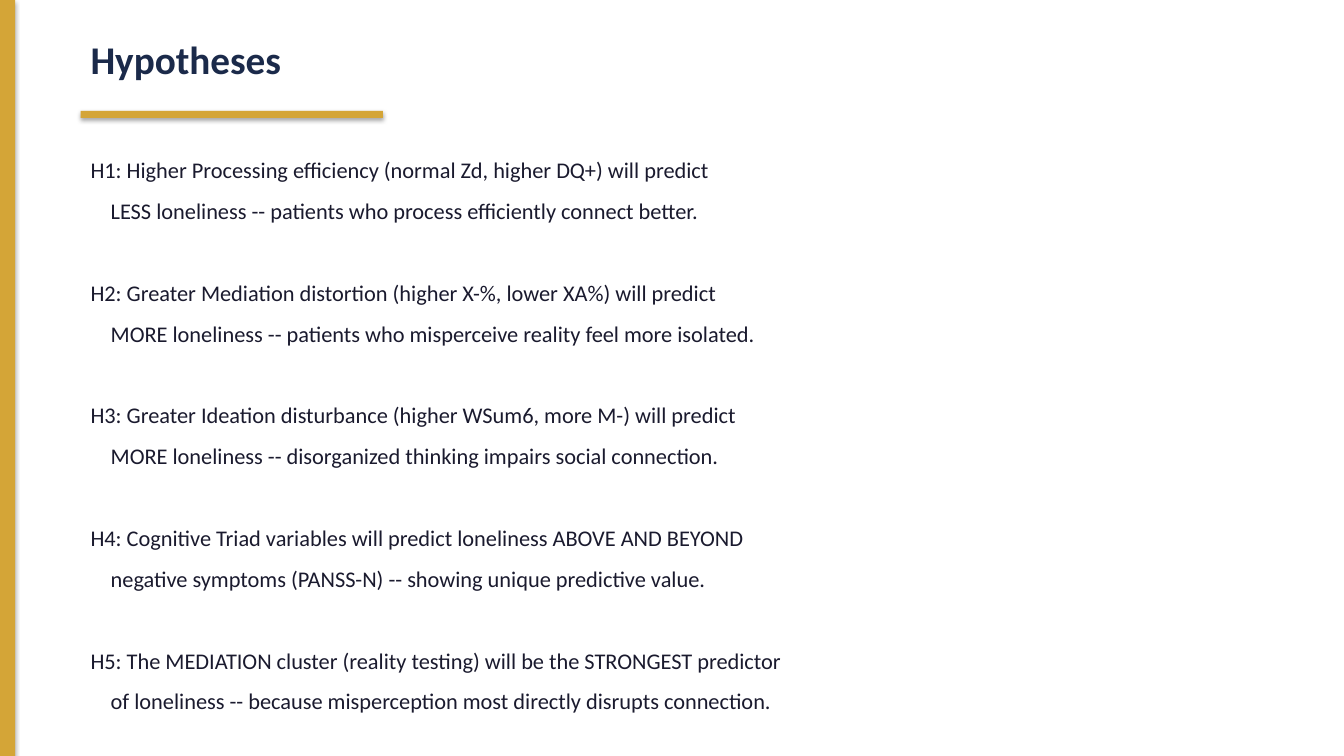
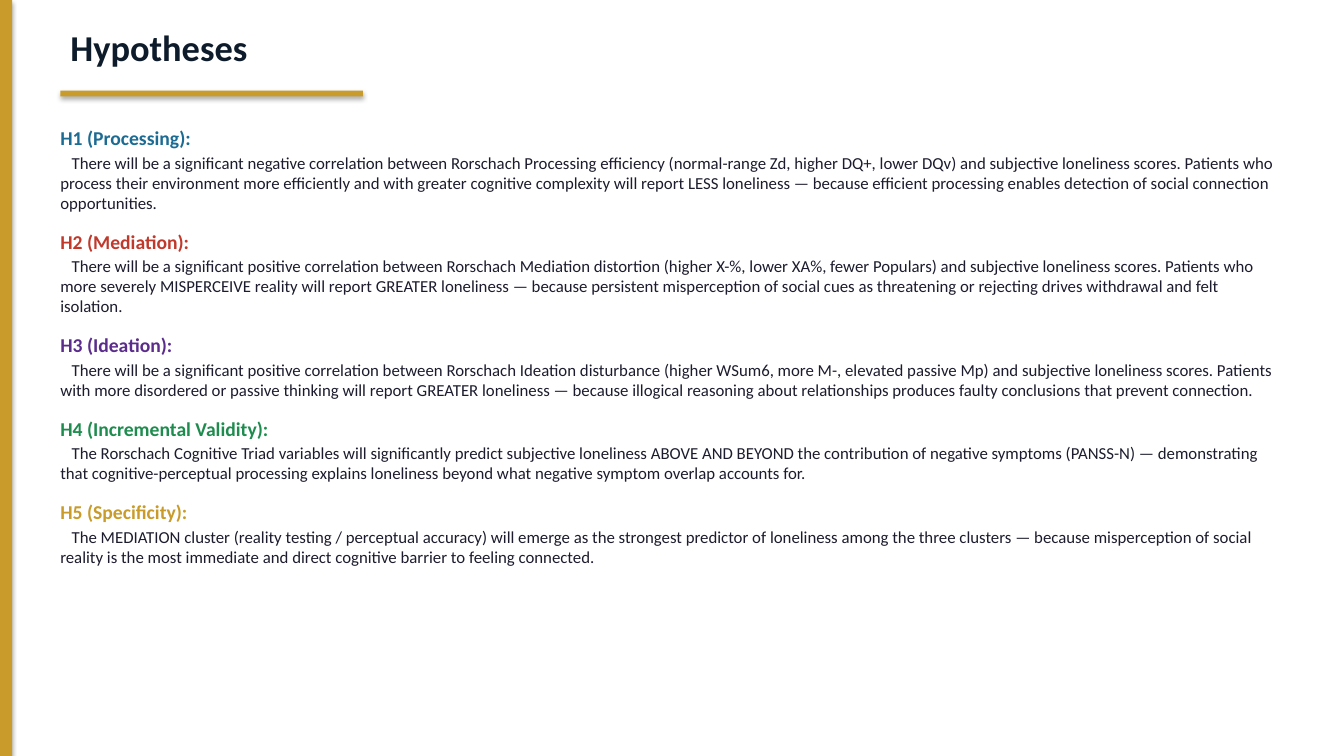
Before and after one commit to tejasdangodra786-byte/Dango-kiro, a slide deck: slide 12 of Research_Proposal_Rorschach_Loneliness_PPT.pptx (slide 9 before the commit). Drawn at 1344x756 pixels with LibreOffice and Linux fonts; fonts in the diff are those of the drawing. Boxes give left, top, right and bottom in pixels: in the first picture for what was removed or moved away, otherwise in the second. Text is boxed around its words. In the diff, an @@ line names an element or a change of style, - is before the commit and + after.

```diff
--- a/Research_Proposal_Rorschach_Loneliness_PPT.pptx
+++ b/Research_Proposal_Rorschach_Loneliness_PPT.pptx
@@ rectangle at (x1=0, y1=0, x2=12, y2=756): fill #D4A537 to #C89B2B @@
@@ text "Hypotheses" moved from (x1=91, y1=46, x2=281, y2=80) to (x1=70, y1=35, x2=247, y2=67) @@
@@ text "Hypotheses" at (x1=70, y1=35, x2=247, y2=67): size 28 to 26 pt, text colour #1B2A4A to #0D1B2A; more space between paragraphs @@
@@ rectangle at (x1=60, y1=91, x2=363, y2=97): fill #D4A537 to #C89B2B @@
@@ rectangle moved from (x1=81, y1=111, x2=383, y2=118) to (x1=60, y1=91, x2=363, y2=97) @@
@@ text at (x1=60, y1=130, x2=1273, y2=566): text changed; size 16 to 12 pt; text colour #1A1A2E to #1C1C2E @@
-H1: Higher Processing efficiency (normal Zd, higher DQ+) will predict
-LESS loneliness -- patients who process efficiently connect better.
-H2: Greater Mediation distortion (higher X-%, lower XA%) will predict
-MORE loneliness -- patients who misperceive reality feel more isolated.
-H3: Greater Ideation disturbance (higher WSum6, more M-) will predict
-MORE loneliness -- disorganized thinking impairs social connection.
-H4: Cognitive Triad variables will predict loneliness ABOVE AND BEYOND
-negative symptoms (PANSS-N) -- showing unique predictive value.
-H5: The MEDIATION cluster (reality testing) will be the STRONGEST predictor
-of loneliness -- because misperception most directly disrupts connection.
+H1 (Processing):
+There will be a significant negative correlation between Rorschach Processing efficiency (normal-range Zd, higher DQ+, lower DQv) and subjective loneliness scores. Patients who process their environment more efficiently and with greater cognitive complexity will report LESS loneliness — because efficient processing enables detection of social connection opportunities.
+H2 (Mediation):
+There will be a significant positive correlation between Rorschach Mediation distortion (higher X-%, lower XA%, fewer Populars) and subjective loneliness scores. Patients who more severely MISPERCEIVE reality will report GREATER loneliness — because persistent misperception of social cues as threatening or rejecting drives withdrawal and felt isolation.
+H3 (Ideation):
+There will be a significant positive correlation between Rorschach Ideation disturbance (higher WSum6, more M-, elevated passive Mp) and subjective loneliness scores. Patients with more disordered or passive thinking will report GREATER loneliness — because illogical reasoning about relationships produces faulty conclusions that prevent connection.
+H4 (Incremental Validity):
+The Rorschach Cognitive Triad variables will significantly predict subjective loneliness ABOVE AND BEYOND the contribution of negative symptoms (PANSS-N) — demonstrating that cognitive-perceptual processing explains loneliness beyond what negative symptom overlap accounts for.
+H5 (Specificity):
+The MEDIATION cluster (reality testing / perceptual accuracy) will emerge as the strongest predictor of loneliness among the three clusters — because misperception of social reality is the most immediate and direct cognitive barrier to feeling connected.
```
Also in this commit, not shown: 6 other slides changed, 11 slides added, 9 slides removed, 1 other file.
